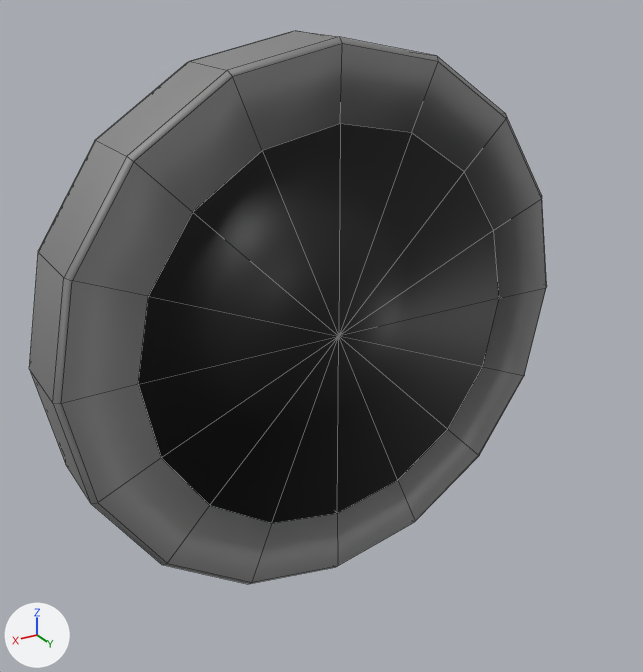
Renders of the FBX model Assets/Art/Mesh/Static/Buildings/SM_Ventilation_01.fbx from each side of a commit.
Both versions are drawn from a 50 mm camera at (1.75, 2.77, 2.55) aimed at (0.05, -0.05, 1.14). The lights are fixed; the arrows at lower left show +X, +Y and +Z. Mesh edges are drawn as thin lines. Where no turn or scale is listed for an object, it has been applied to the vertices.

The first picture shows 'SM_Vent_01'.
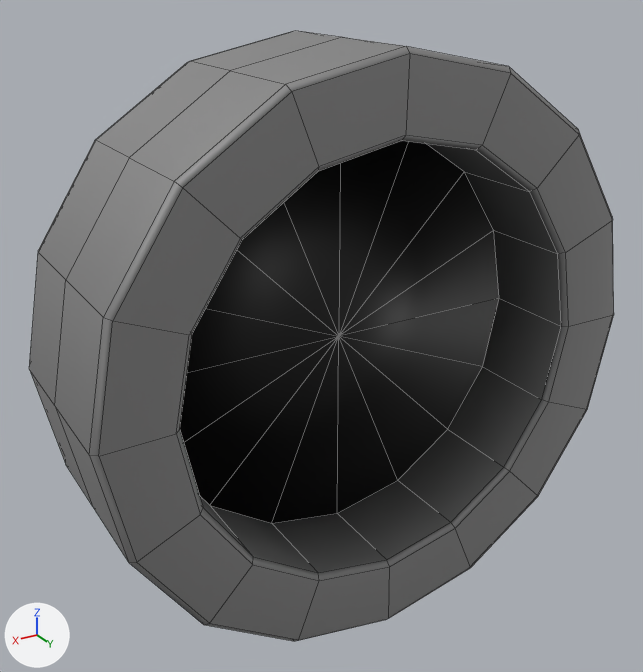
The newer file is also turned or shifted as a whole; pictures and numbers use the older file's frame.

What the commit changed:
me_cylinder_004 is used by ob_sm_vent_01; location (0.0, 0.0, 0.0).
me_cylinder_004 had 305 vertices, 272 faces and spanned x -1.14..1.14, y -0.44..0.0, z 0.0..2.28.
me_cylinder_004 now has 353 vertices, 320 faces and spans x -1.14..1.14, y -0.44..0.4, z 0.0..2.28.
Part 1, on me_cylinder_004:
16 faces are deleted.
16 vertices in x -1.14..1.14, y -0.02, z 0.0..2.28 move by (0.0, 0.02, 0.0).
16 vertices move from x -1.12..1.12, y 0.0, z 0.02..2.26 to x -0.84..0.84, y 0.37, z 0.3..1.98.
32 vertices are added at x -1.12..1.12, y 0.39..0.4, z 0.02..2.26.
16 new vertices lie (0.0, 0.38, 0.0) away from vertices in x -1.14..1.14, y -0.02, z 0.0..2.28.
64 new faces join them, mat_m_vent_01 (grey #9b9b9b).

What differs and where, as boxes (x1, y1, x2, y2) in the pictures (643 x 672 px):
'SM_Vent_01', reshaped (13% wider, 10% taller): before (29, 31, 547, 584); after (29, 31, 614, 641)
part 1 of me_cylinder_004, built on: before (53, 37, 547, 584); after (55, 37, 614, 641)
